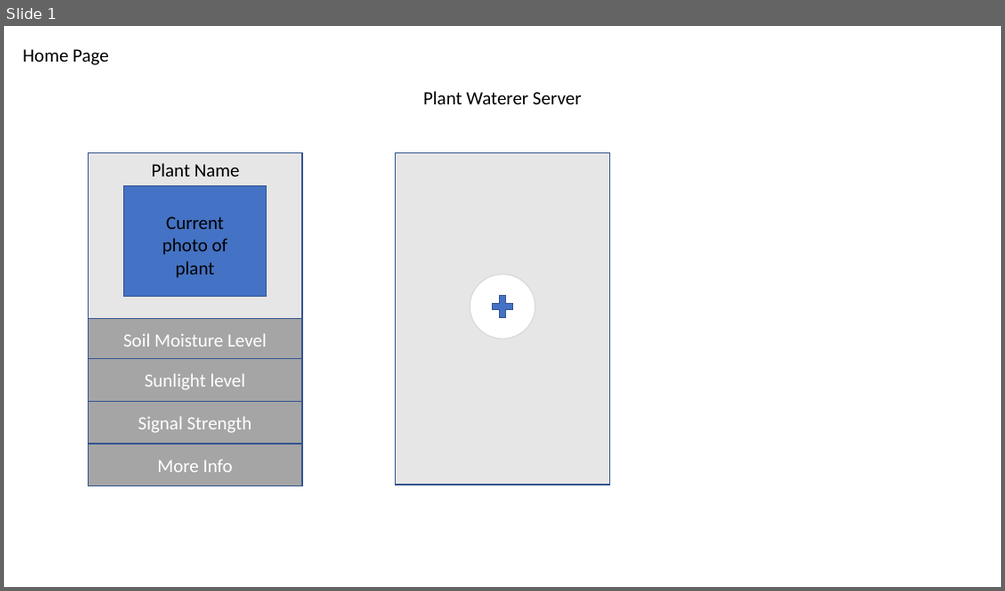
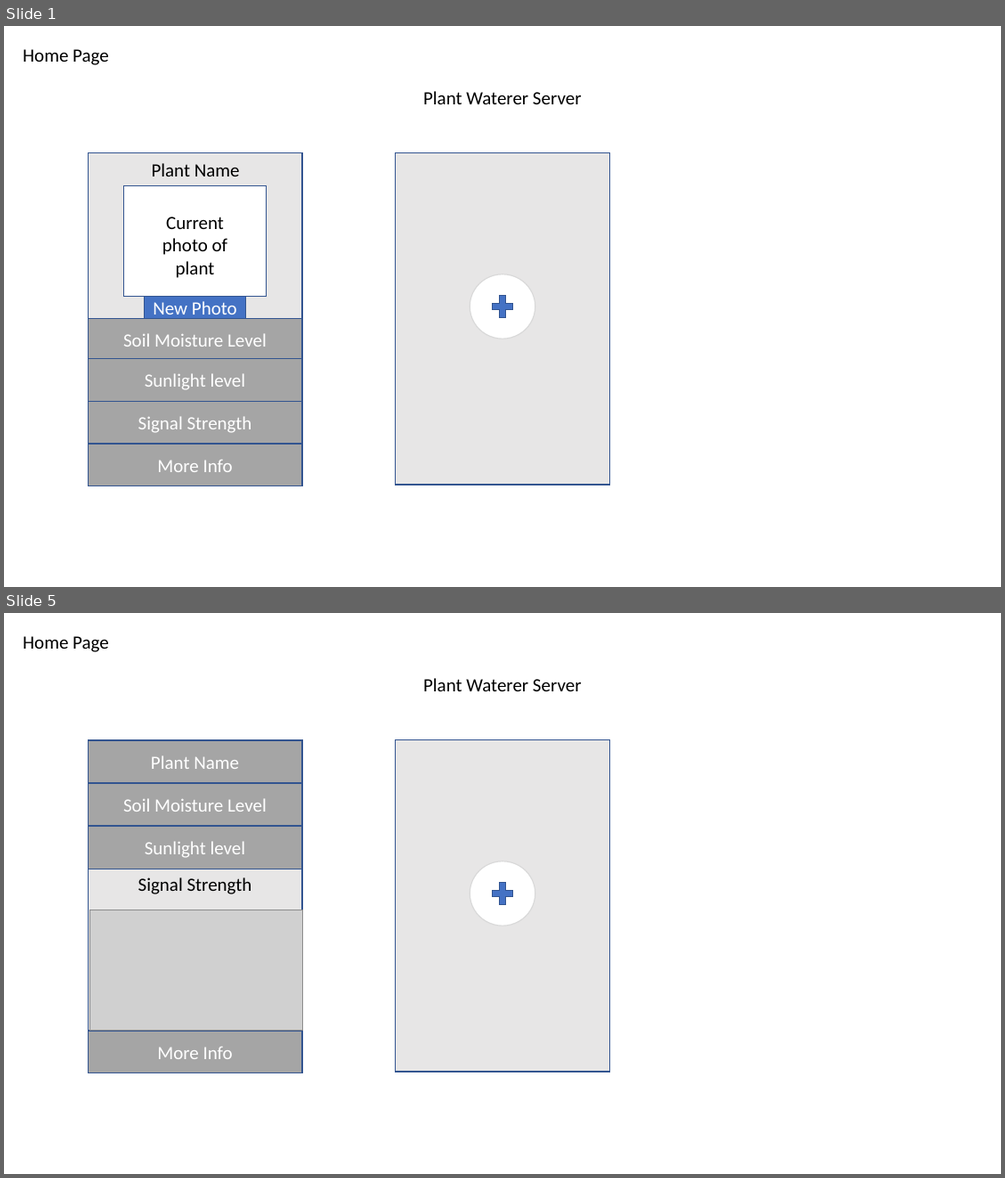
Before and after one commit to CireMarkus/auto-plant-waterer, a slide deck: Protyping of website.pptx. Shown one above the other, each under a label of ours: slide 1 before the commit, slides 1 and 5 after it; the slides between them are not shown. The pictures are 1005x591 and 1005x1178 pixels, drawn with LibreOffice and Linux fonts; fonts in the diff are those of the drawing; grey boxes stand for pictures. Boxes give left, top, right and bottom in pixels: in the first picture for what was removed or moved away, otherwise in the second. Text is boxed around its words. In the diff, an @@ line names an element or a change of style, - is before the commit and + after.

```diff
--- a/Protyping of website.pptx
+++ b/Protyping of website.pptx
@@ slide 5 added at [4, 613, 1001, 1174], background #FFFFFF @@
@@ text added at [23, 636, 109, 652], 18 pt, text #000000 @@
+Home Page
@@ text added at [423, 678, 582, 691], 18 pt, text #000000 @@
+Plant Waterer Server
@@ rectangle added at [88, 739, 302, 1071], fill #E7E6E6, outline #325491 1 pt @@
@@ rectangle added at [88, 740, 302, 783], fill #A5A5A5, outline #325491 1 pt, 18 pt, text #FFFFFF @@
+Plant Name
@@ rectangle added at [395, 739, 610, 1071], fill #E7E6E6, outline #325491 1 pt @@
@@ rectangle added at [88, 784, 302, 826], fill #A5A5A5, outline #325491 1 pt, 18 pt, text #FFFFFF @@
+Soil Moisture Level
@@ rectangle added at [88, 826, 302, 868], fill #A5A5A5, outline #325491 1 pt, 18 pt, text #FFFFFF @@
+Sunlight level
@@ text added at [138, 877, 252, 894], 18 pt, text #000000 @@
+Signal Strength
@@ ellipse added at [469, 861, 535, 925], fill #FFFFFF, outline #D9D9D9 1 pt @@
@@ plus sign added at [488, 878, 517, 908], fill #4472C4, outline #325491 1 pt @@
@@ picture added at [89, 910, 302, 1030] @@
@@ rectangle added at [88, 1030, 302, 1073], fill #A5A5A5, outline #325491 1 pt, 18 pt, text #FFFFFF @@
+More Info
@@ slide 1 changed as well @@
@@ rectangle at [123, 185, 267, 296]: fill #4472C4 to #FFFFFF @@
@@ rectangle added at [145, 297, 246, 319], fill #4472C4, outline #325491 1 pt, 18 pt, text #FFFFFF @@
+New Photo
```
Also in this commit, not shown: 1 other slide changed, 3 other slides added.
